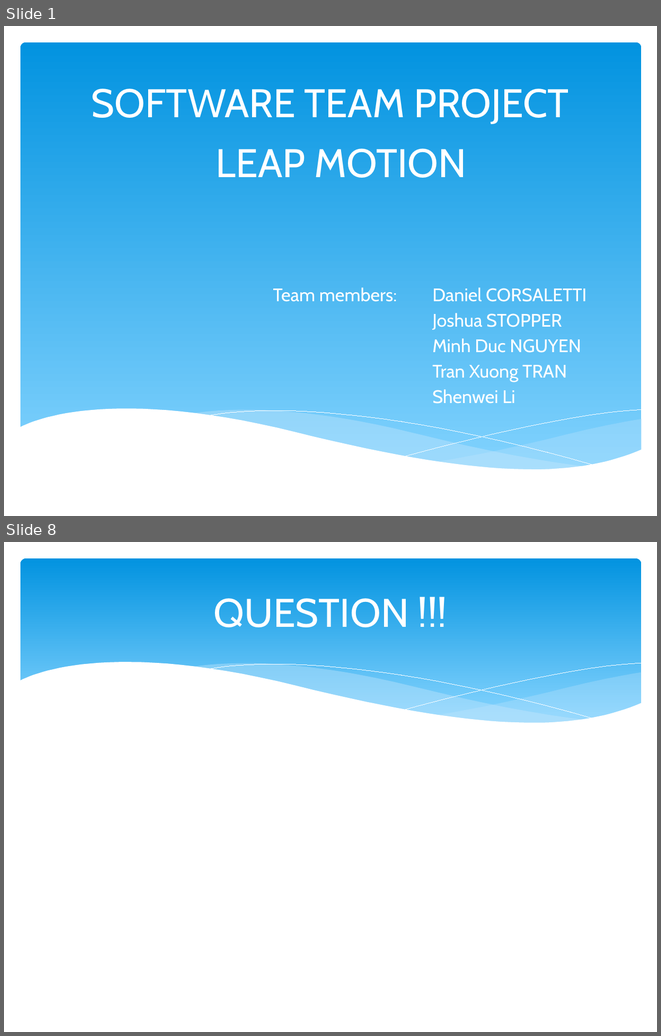
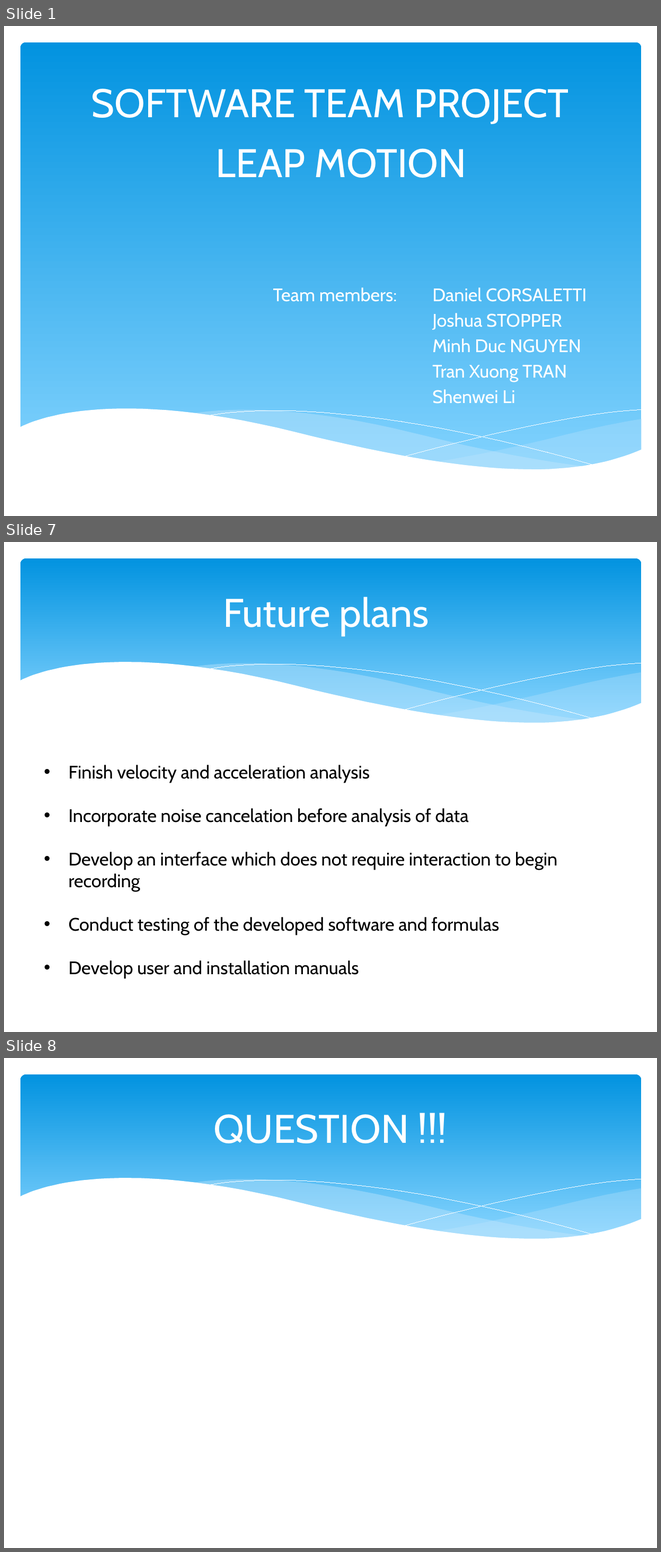
Before and after one commit to ngokylan/Leap-Motion, a slide deck: Presentaton slide/presentation week 7.pptx. Shown one above the other, each under a label of ours: slides 1 and 8 before the commit, slides 1, 7 and 8 after it; the slides between them are not shown. The pictures are 661x1036 and 661x1552 pixels, drawn with LibreOffice and Linux fonts; fonts in the diff are those of the drawing. Boxes give left, top, right and bottom in pixels: in the first picture for what was removed or moved away, otherwise in the second. Text is boxed around its words. In the diff, an @@ line names an element or a change of style, - is before the commit and + after.

```diff
--- a/Presentaton slide/presentation week 7.pptx
+++ b/Presentaton slide/presentation week 7.pptx
@@ slide 7 added at bbox=[4, 542, 657, 1032], background #FFFFFF; not listed: 6 template elements that a slide beside it also shows @@
@@ title added at bbox=[223, 597, 429, 635], 44 pt, text #FFFFFF @@
+Future plans
@@ text added at bbox=[69, 765, 557, 979], 20 pt, text #000000 @@
+• Finish velocity and acceleration analysis
+• Incorporate noise cancelation before analysis of data
+• Develop an interface which does not require interaction to begin recording
+• Conduct testing of the developed software and formulas
+• Develop user and installation manuals
```
Also in this commit, not shown: 3 slides changed, 2 other slides added, 3 slides removed.
